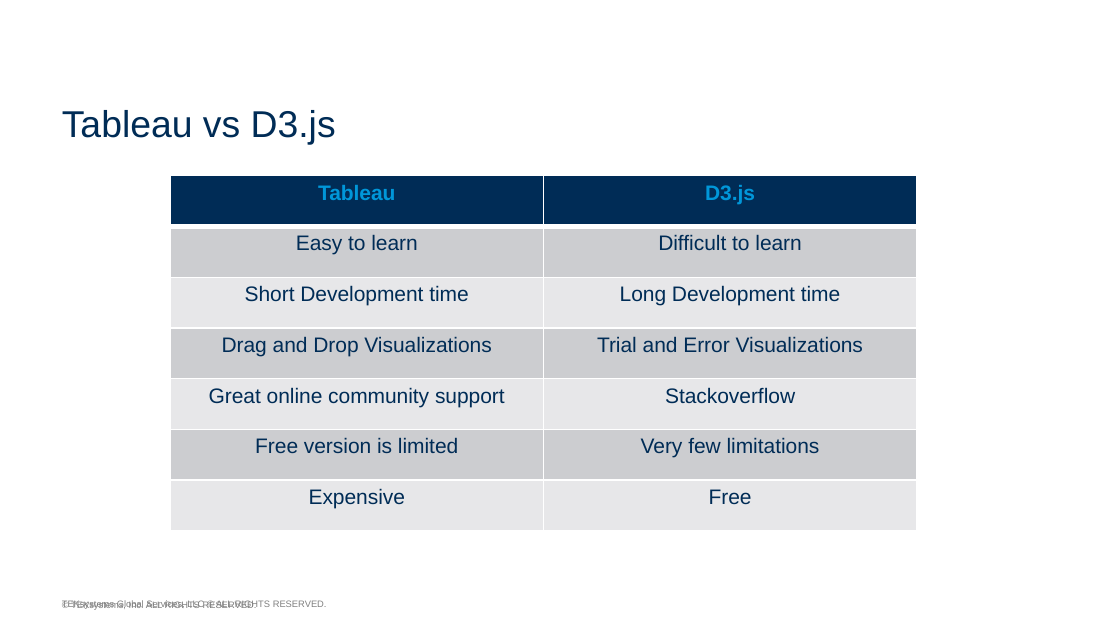
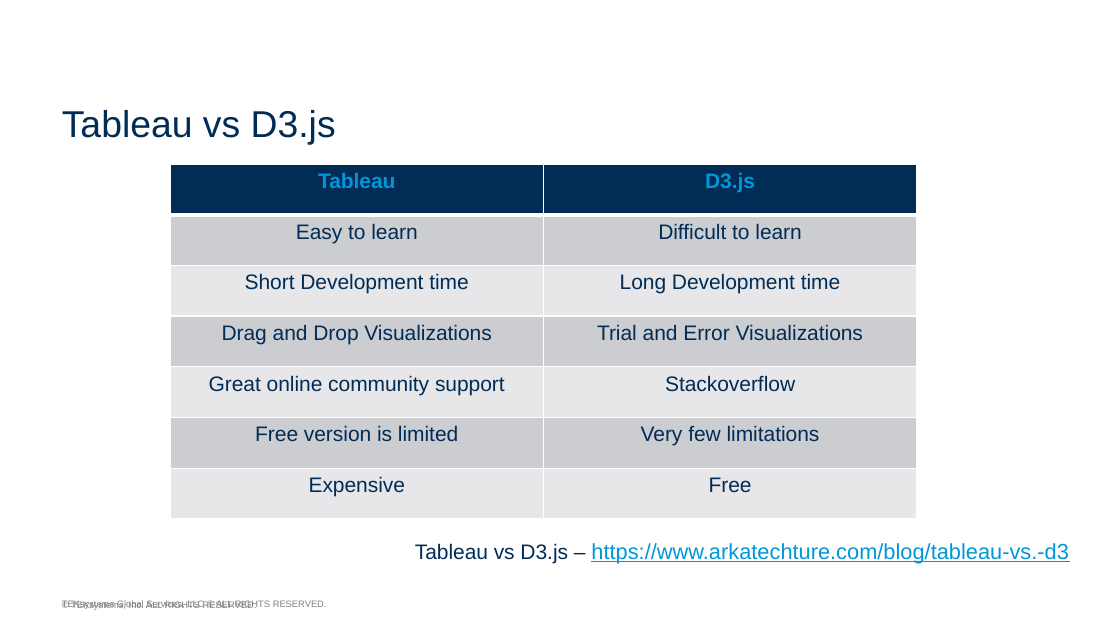
Before and after one commit to tianiachan/NursingHome_Analysis, a slide deck: slide 6 of InformatiTekRFP.pptx (slide 5 before the commit). Drawn at 1120x630 pixels with LibreOffice and Linux fonts; fonts in the diff are those of the drawing; background and template pictures are left out. Boxes give left, top, right and bottom in pixels: in the first picture for what was removed or moved away, otherwise in the second. Text is boxed around its words. In the diff, an @@ line names an element or a change of style, - is before the commit and + after.

Commit message:
ppt finished. need to add table

```diff
--- a/InformatiTekRFP.pptx
+++ b/InformatiTekRFP.pptx
@@ table: place and size @@
-table at (170, 176, 916, 531)
+table at (170, 164, 916, 519)
@@ text added at (415, 543, 1068, 563), 14 pt, text #0096D8, underline @@
+Tableau vs D3.js – https://www.arkatechture.com/blog/tableau-vs.-d3
```
Also in this commit, not shown: 2 slides added, 1 slide removed, 1 other file.
